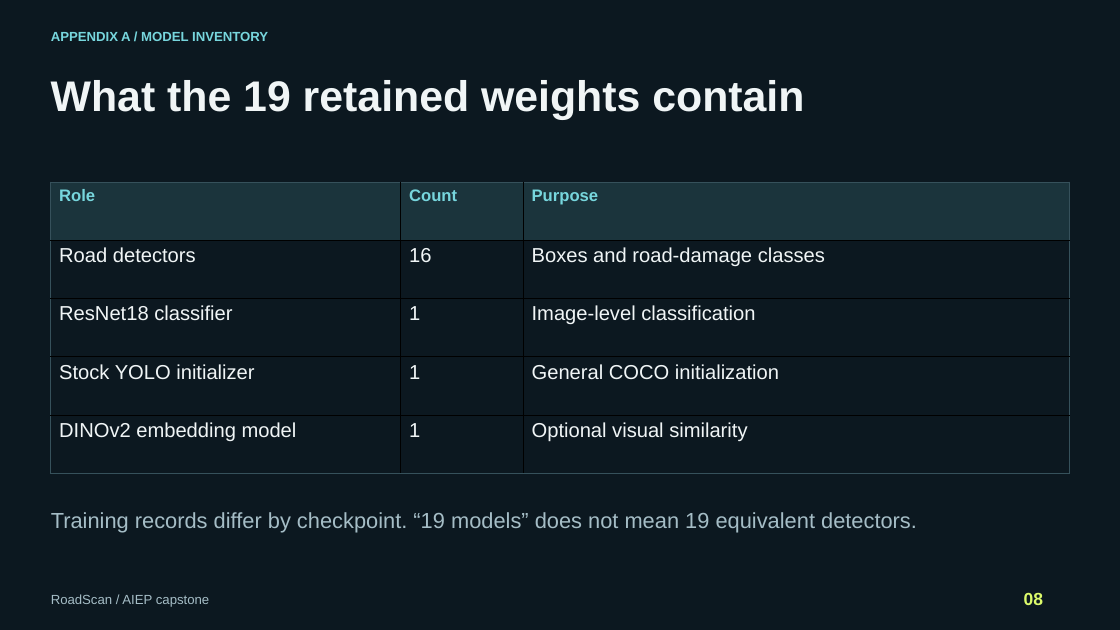
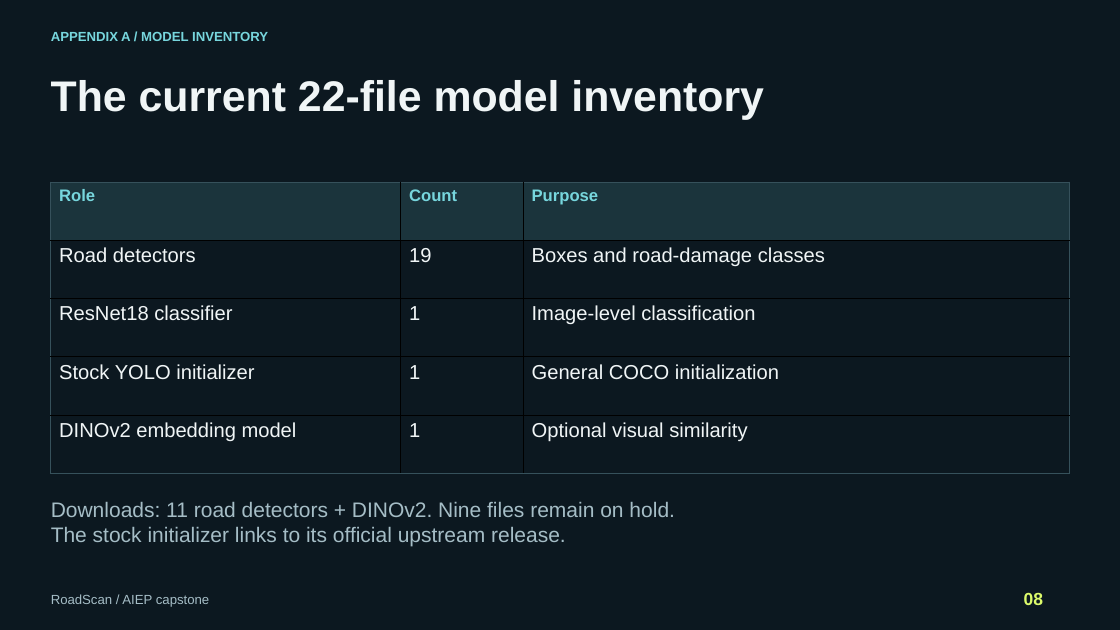
Before and after one commit to Feras-MQ/RoadScan, a slide deck: slide 8 of Deliverables/RoadScan-Presentation.pptx. Drawn at 1120x630 pixels with LibreOffice and Linux fonts; fonts in the diff are those of the drawing. Boxes give left, top, right and bottom in pixels: in the first picture for what was removed or moved away, otherwise in the second. Text is boxed around its words. In the diff, an @@ line names an element or a change of style, - is before the commit and + after.

Commit message:
Refresh presentation with current models and research limits

```diff
--- a/Deliverables/RoadScan-Presentation.pptx
+++ b/Deliverables/RoadScan-Presentation.pptx
@@ text at box(51, 80, 764, 119): text changed @@
-What the 19 retained weights contain
+The current 22-file model inventory
@@ table at box(50, 182, 1070, 474) @@
-row 2, column 2: 16
+row 2, column 2: 19
@@ text at box(51, 502, 675, 546): text changed; size 18.8 to 18 pt @@
-Training records differ by checkpoint. “19 models” does not mean 19 equivalent detectors.
+Downloads: 11 road detectors + DINOv2. Nine files remain on hold.
+The stock initializer links to its official upstream release.
```
Also in this commit, not shown: 2 other slides changed, 1 slide added, 8 other files.
